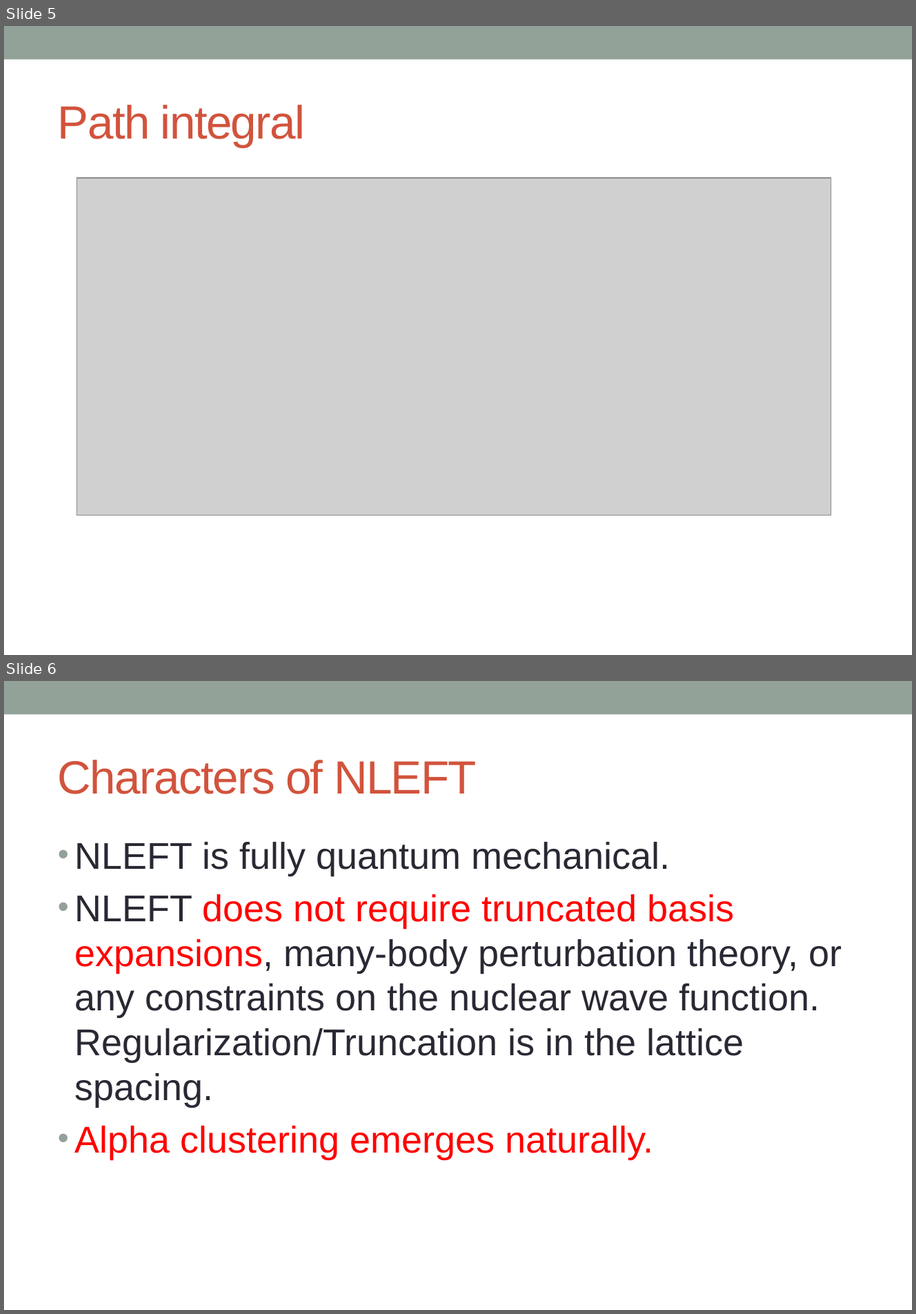
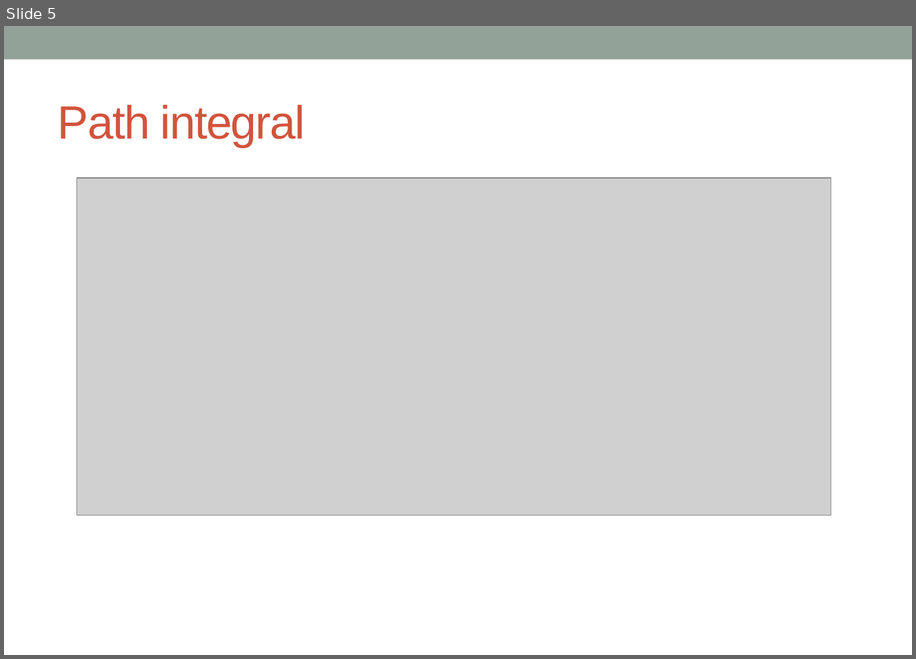
Before and after one commit to alphacentaury-github/NPSS2020, a slide deck: 20220411_KPS_송영호.pptx. Shown one above the other, each under a label of ours: slides 5 and 6 before the commit, slide 5 after it. The pictures are 916x1314 and 916x659 pixels, drawn with LibreOffice and Linux fonts; fonts in the diff are those of the drawing; grey boxes stand for pictures. Boxes give left, top, right and bottom in pixels: in the first picture for what was removed or moved away, otherwise in the second. Text is boxed around its words. In the diff, an @@ line names an element or a change of style, - is before the commit and + after.

```diff
--- a/20220411_KPS_송영호.pptx
+++ b/20220411_KPS_송영호.pptx
@@ slide 6 removed at [4,681,912,1310], background #FFFFFF; not listed: 1 template element that a slide beside it also shows @@
@@ title removed at [58,760,477,794] @@
-Characters of NLEFT
@@ text removed at [74,842,842,1158] @@
-• NLEFT is fully quantum mechanical.
-• NLEFT does not require truncated basis expansions, many-body perturbation theory, or any constraints on the nuclear wave function. Regularization/Truncation is in the lattice spacing.
-• Alpha clustering emerges naturally.
```
Also in this commit, not shown: 4 slides changed, 2 slides added, 1 other slide removed.
